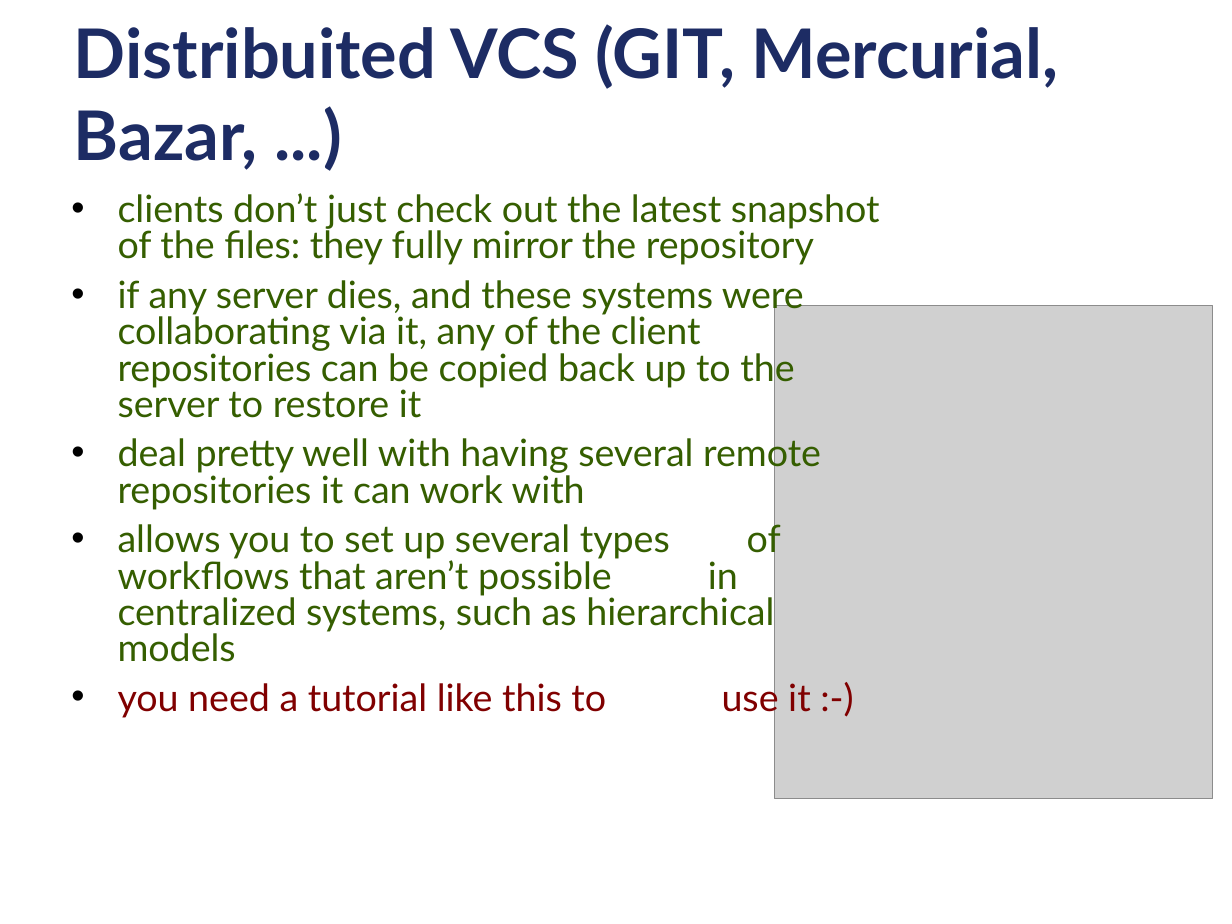
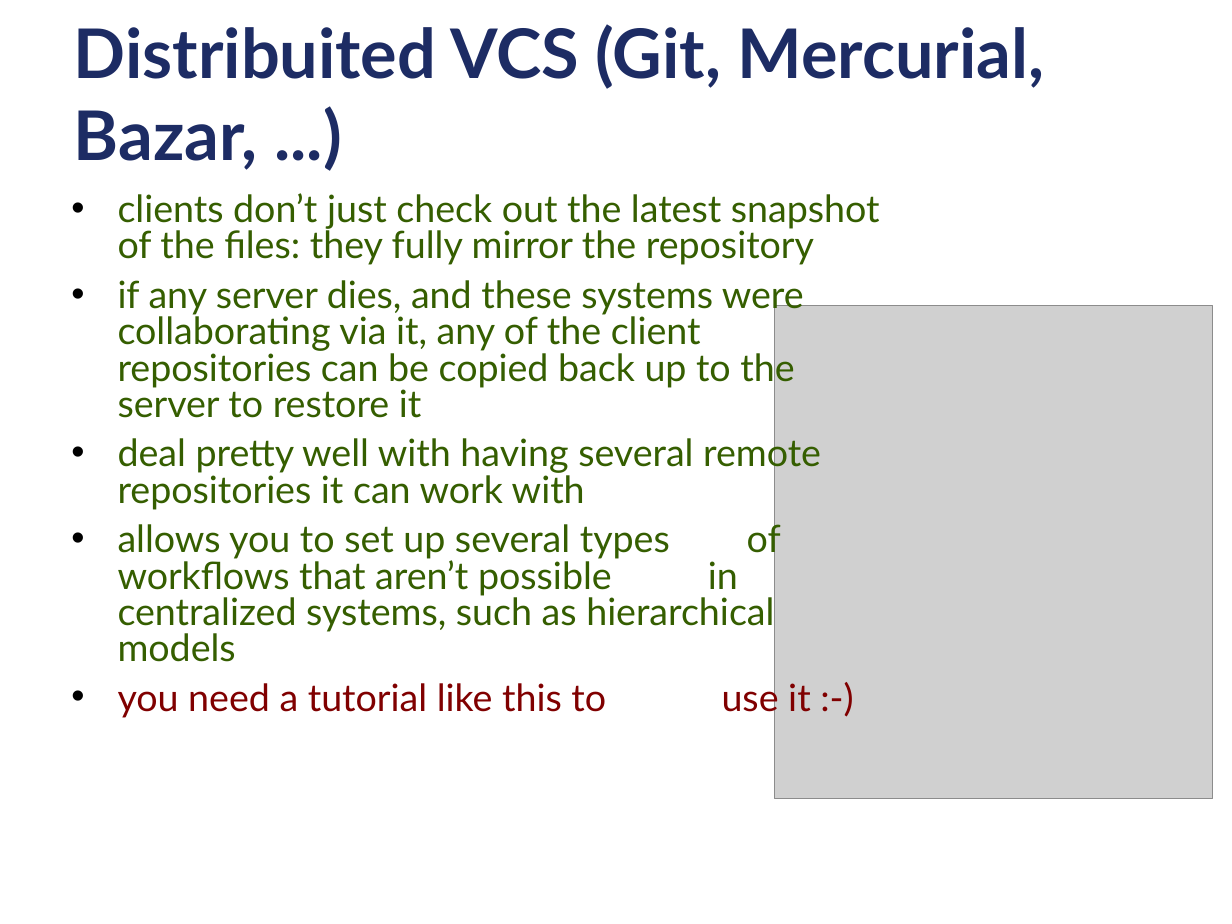
Before and after one commit to criluc/mini-git-tutorial, a slide deck: slide 6 of miniGitTutorial-12-2012.odp. Drawn at 1232x924 pixels with LibreOffice and Linux fonts; fonts in the diff are those of the drawing; grey boxes stand for pictures; background and template pictures are left out. Boxes give left, top, right and bottom in pixels: in the first picture for what was removed or moved away, otherwise in the second. Text is boxed around its words. In the diff, an @@ line names an element or a change of style, - is before the commit and + after.

```diff
--- a/miniGitTutorial-12-2012.odp
+++ b/miniGitTutorial-12-2012.odp
@@ title at bbox=[74, 24, 1045, 170]: text changed @@
-Distribuited VCS (GIT, Mercurial, Bazar, ...)
+Distribuited VCS (Git, Mercurial, Bazar, ...)
```
Also in this commit, not shown: 4 other slides changed, 20 slides added.
